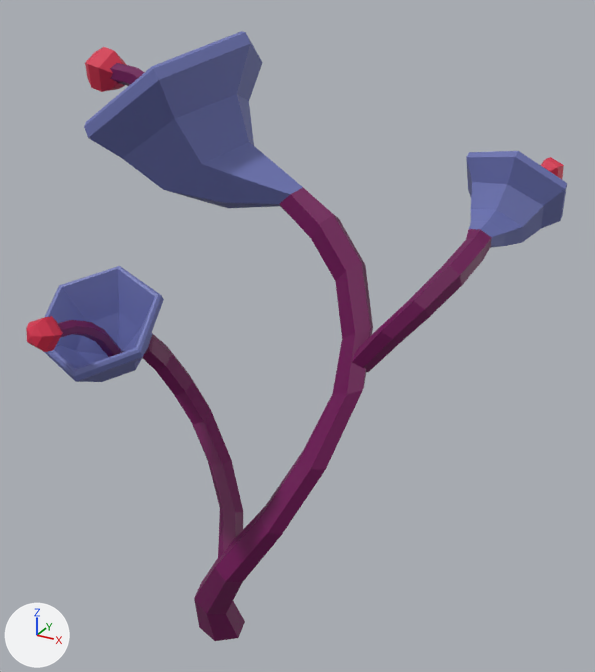
A saved change to the FBX model Mayday Survival/Assets/Models/FBX/Plant_2.fbx.
Rendered twice from a 50 mm camera at (0.221, -1.614, 1.001) aimed at (-0.426, -0.438, 0.413). Every picture has the same lights, and +X, +Y and +Z are marked at lower left. Where no turn or scale is listed for an object, it has been applied to the vertices.

The older version as bpy lines, for what is in view:
```python
me_mesh = bpy.data.meshes.new('Mesh')
me_mesh.from_pydata(...)  # 468 vertices, 471 faces; spans x -0.438..0.438, y -0.399..0.399, z -0.568..0.568
# faces by material slot: [162, 234, 75]
me_mesh.materials.append(mat_flower_blue)  # blue #6c74b3
me_mesh.materials.append(mat_stalk_purple)  # dark purple #700056
me_mesh.materials.append(mat_flower_red)  # red #d8294a
ob_plant_2 = bpy.data.objects.new('Plant_2', me_mesh)
ob_plant_2.location = (-0.472, -0.496, 0.347)
```
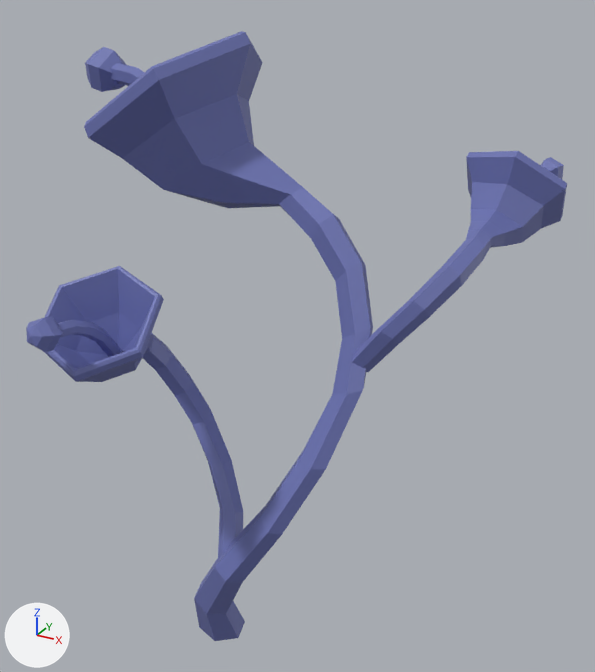
The newer file is also turned or shifted as a whole; pictures and numbers use the older file's frame.

Where the change shows, as pixel boxes (x1, y1, x2, y2) in the pictures (595 x 672 px):
part 1 of me_mesh, recoloured (purple to blue)
    both: (58, 63, 492, 641)
part 2 of me_mesh, recoloured (red to blue)
    both: (26, 47, 564, 352)

The change, as a diff of the scene's bpy script:
```diff
--- a/Mayday Survival/Assets/Models/FBX/Plant_2.fbx.py
+++ b/Mayday Survival/Assets/Models/FBX/Plant_2.fbx.py
@@ me_mesh @@
 me_mesh.from_pydata(...)  # 468 vertices, 471 faces; spans x -0.438..0.438, y -0.399..0.399, z -0.568..0.568
 # used by ob_plant_2; location = (-0.472, -0.496, 0.347)
+# me_mesh part 1: all 234 faces that had it switch from mat_stalk_purple (dark purple #700056) to mat_flower_blue (blue #6c74b3)
+# me_mesh part 2: all 75 faces that had it switch from mat_flower_red (red #d8294a) to mat_flower_blue (blue #6c74b3)
```
